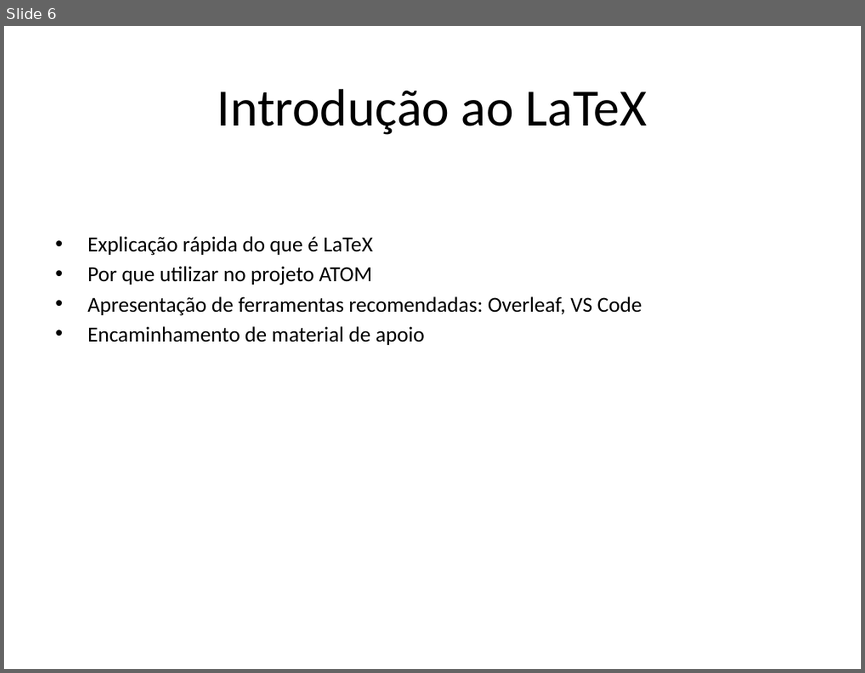
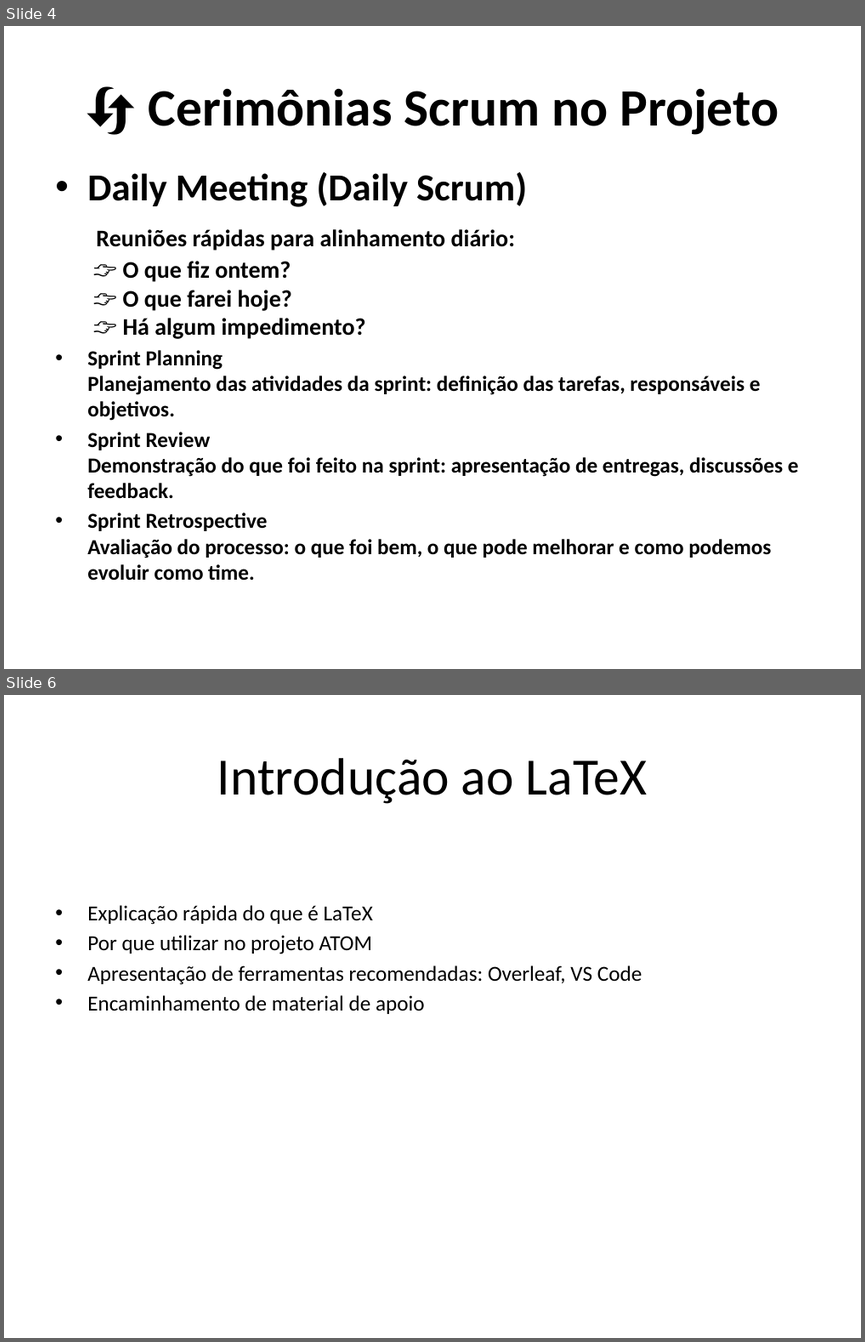
Before and after one commit to ATOM-Arm/docs, a slide deck: meetings/6th_Weekly copy/Roteiro_Reuniao_Projeto_ATOM_Agil.pptx. Shown one above the other, each under a label of ours: slide 6 before the commit, slides 4 and 6 after it; the slides between them are not shown. The pictures are 865x673 and 865x1342 pixels, drawn with LibreOffice and Linux fonts; fonts in the diff are those of the drawing. Boxes give left, top, right and bottom in pixels: in the first picture for what was removed or moved away, otherwise in the second. Text is boxed around its words. In the diff, an @@ line names an element or a change of style, - is before the commit and + after.

```diff
--- a/meetings/6th_Weekly copy/Roteiro_Reuniao_Projeto_ATOM_Agil.pptx
+++ b/meetings/6th_Weekly copy/Roteiro_Reuniao_Projeto_ATOM_Agil.pptx
@@ slide 4 added at [4, 26, 861, 669], background #FFFFFF @@
@@ title added at [148, 88, 778, 135], 44 pt, text #000000, bold @@
+🔄 Cerimônias Scrum no Projeto
@@ text added at [87, 172, 799, 580], 18 pt, text #000000, bold @@
+• Daily Meeting (Daily Scrum)
+  Reuniões rápidas para alinhamento diário:
+  👉 O que fiz ontem?
+  👉 O que farei hoje?
+  👉 Há algum impedimento?
+• Sprint Planning
+  Planejamento das atividades da sprint: definição das tarefas, responsáveis e objetivos.
+• Sprint Review
+  Demonstração do que foi feito na sprint: apresentação de entregas, discussões e feedback.
+• Sprint Retrospective
+  Avaliação do processo: o que foi bem, o que pode melhorar e como podemos evoluir como time.
```
Also in this commit, not shown: 3 slides changed, 3 other slides added, 4 slides removed.
